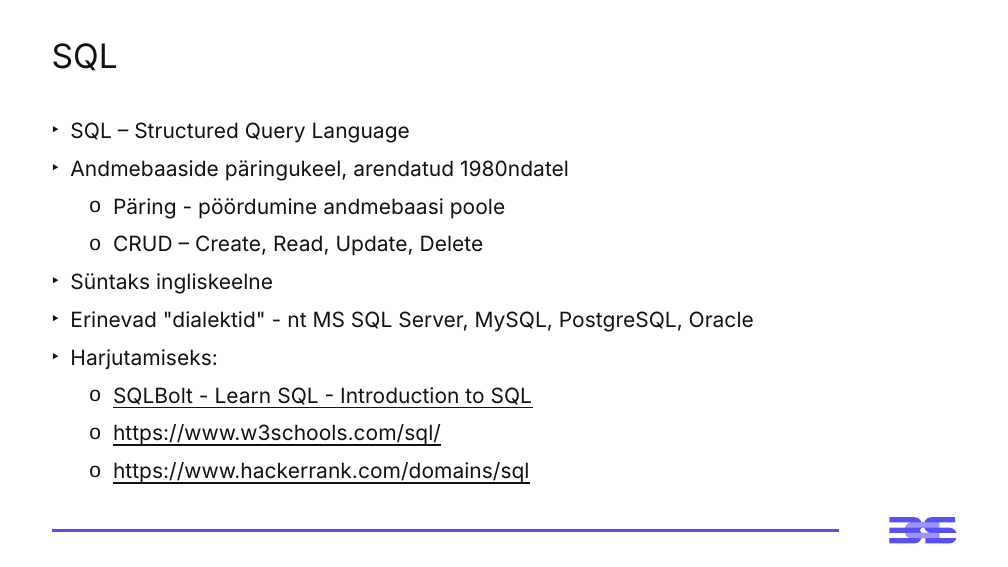
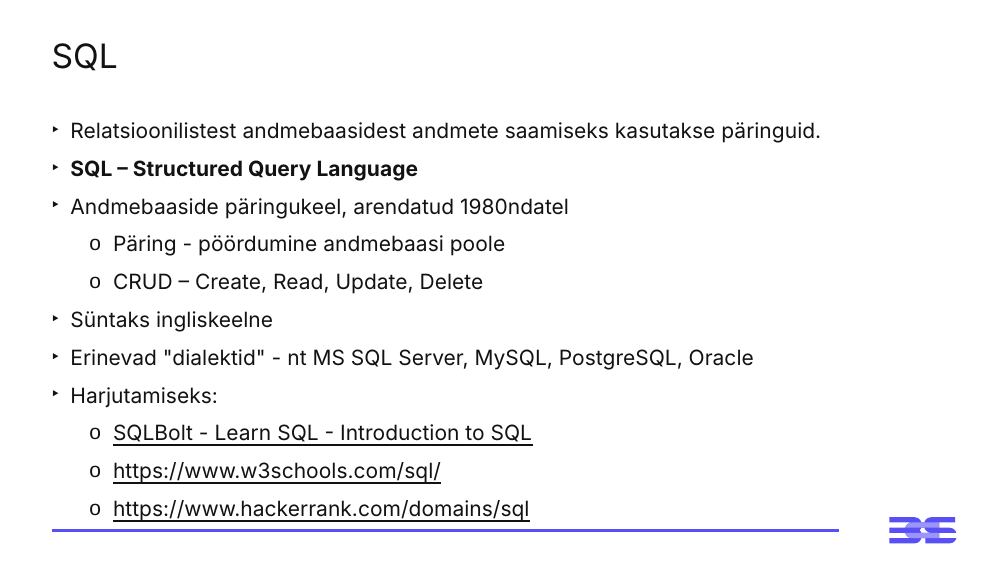
Before and after one commit to emilieabel/andmetarkus, a slide deck: slide 9 of Materjalid/Day6 SQL/6-paev-andmetarkus-esitlus.pptx (slide 4 before the commit). Drawn at 1008x567 pixels with LibreOffice and Linux fonts; fonts in the diff are those of the drawing. Boxes give left, top, right and bottom in pixels: in the first picture for what was removed or moved away, otherwise in the second. Text is boxed around its words. In the diff, an @@ line names an element or a change of style, - is before the commit and + after.

```diff
--- a/Materjalid/Day6 SQL/6-paev-andmetarkus-esitlus.pptx
+++ b/Materjalid/Day6 SQL/6-paev-andmetarkus-esitlus.pptx
@@ text at <box>70,122,821,143</box>: paragraph added @@
+‣ Relatsioonilistest andmebaasidest andmete saamiseks kasutakse päringuid.
@@ text at <box>70,160,419,181</box>: bold on in "SQL – Structured Query Language" @@
```
Also in this commit, not shown: 4 other slides changed, 27 slides added, 9 slides removed, 59 other files.
